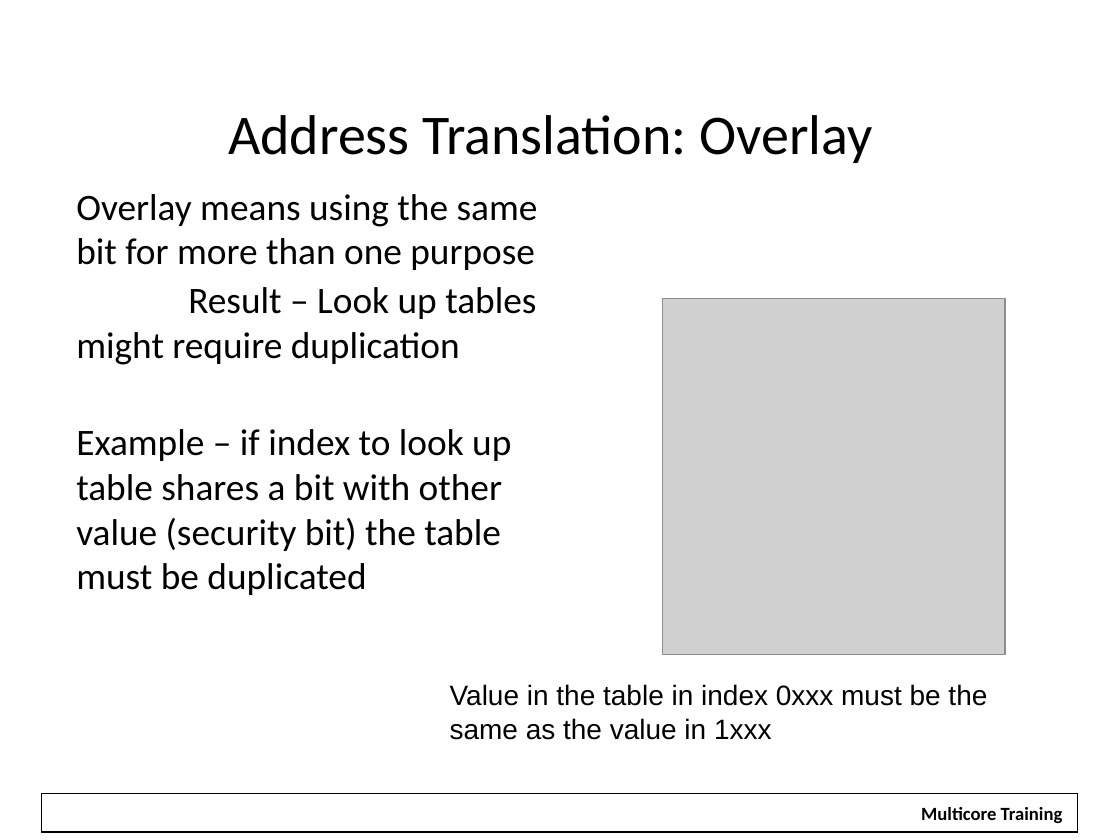
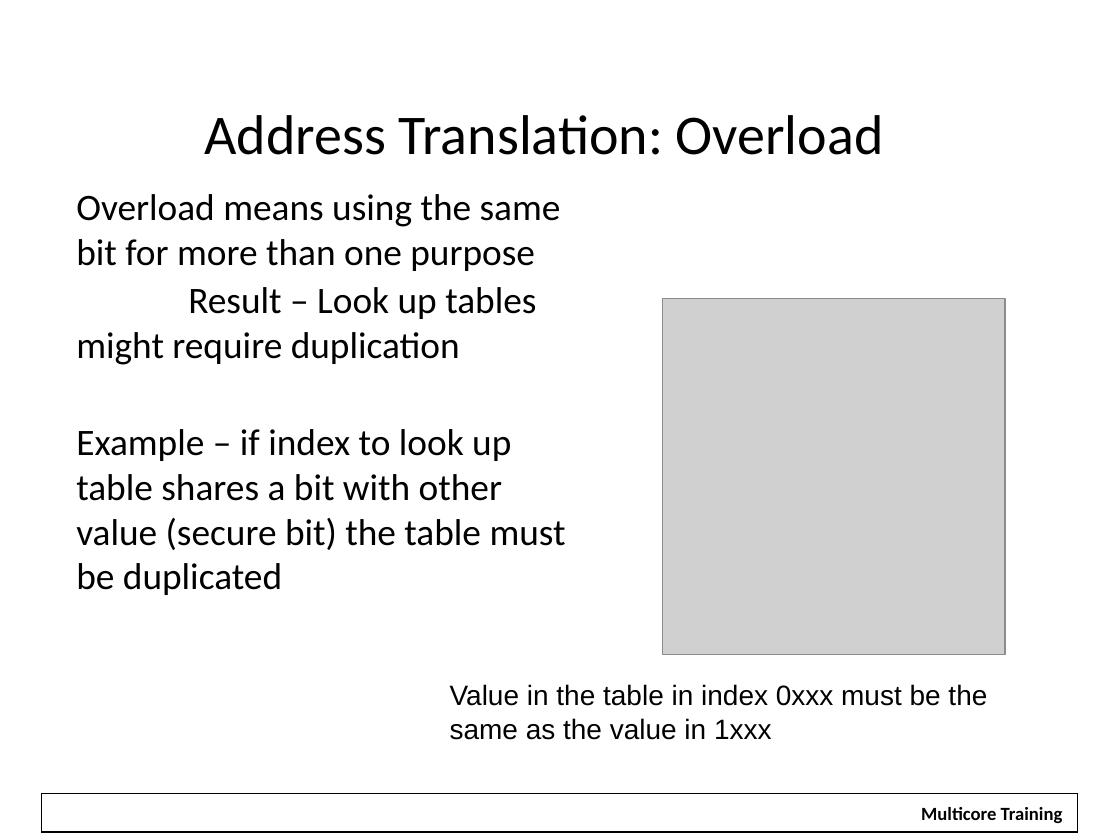
Before and after one commit to hari1989/keystone-workshop, a slide deck: slide 17 of slides/Intro to Hyperlink.pptx (slide 18 before the commit). Drawn at 1120x840 pixels with LibreOffice and Linux fonts; fonts in the diff are those of the drawing; grey boxes stand for pictures; background and template pictures are left out. Boxes give left, top, right and bottom in pixels: in the first picture for what was removed or moved away, otherwise in the second. Text is boxed around its words. In the diff, an @@ line names an element or a change of style, - is before the commit and + after.

Commit message:
Insert latest address translation

```diff
--- a/slides/Intro to Hyperlink.pptx
+++ b/slides/Intro to Hyperlink.pptx
@@ text at (205,115,884,155): text changed @@
-Address Translation: Overlay
+Address Translation: Overload
@@ text at (76,194,561,271): text changed @@
-Overlay means using the same bit for more than one purpose
+Overload means using the same bit for more than one purpose
@@ text at (76,429,566,595): text changed @@
-Example – if index to look up table shares a bit with other value (security bit) the table must be duplicated
+Example – if index to look up table shares a bit with other value (secure bit) the table must be duplicated
```
Also in this commit, not shown: 20 other slides changed, 1 slide added, 2 slides removed.
